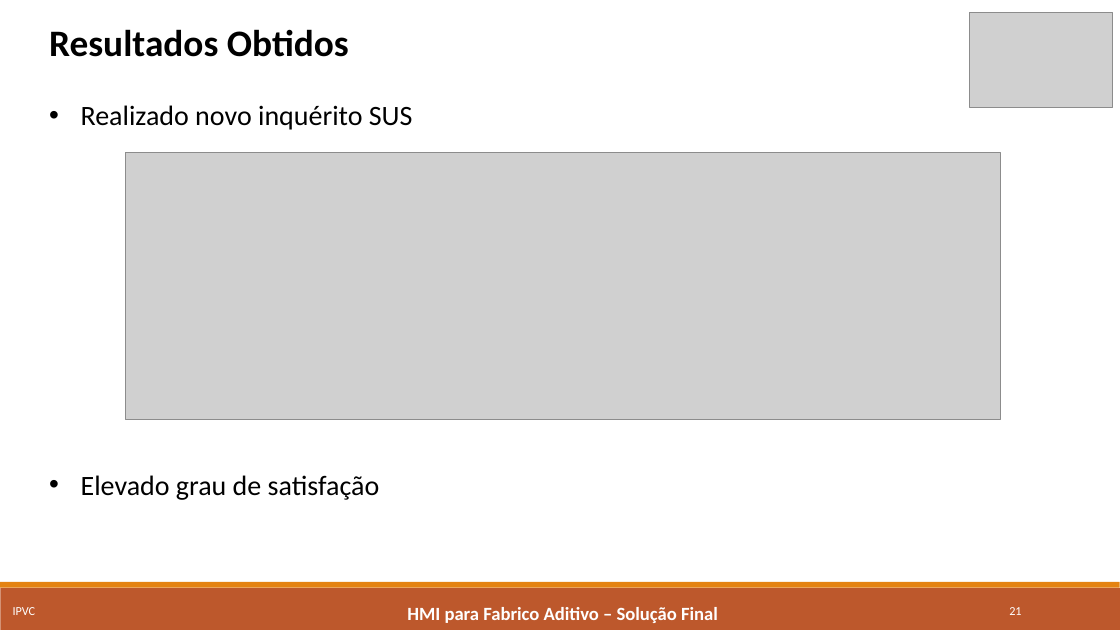
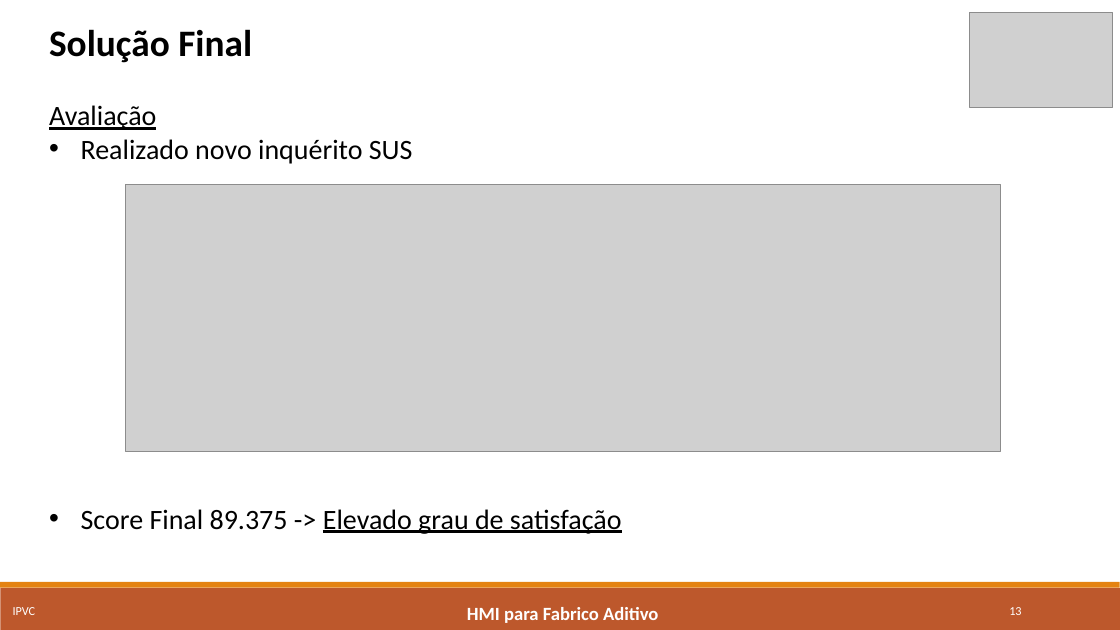
Before and after one commit to marcorlsrodrigues/projeto, a slide deck: slide 13 of Apresentacao_Final_MarcoRodrigues4652.pptx (slide 21 before the commit). Drawn at 1120x630 pixels with LibreOffice and Linux fonts; fonts in the diff are those of the drawing; grey boxes stand for pictures. Boxes give left, top, right and bottom in pixels: in the first picture for what was removed or moved away, otherwise in the second. Text is boxed around its words. In the diff, an @@ line names an element or a change of style, - is before the commit and + after.

```diff
--- a/Apresentacao_Final_MarcoRodrigues4652.pptx
+++ b/Apresentacao_Final_MarcoRodrigues4652.pptx
@@ text at (49,29,252,130): text changed @@
-Resultados Obtidos
+Solução Final
+Avaliação
@@ picture: place and size @@
-picture at (126,152,1001,419)
+picture at (125,185,1000,452)
@@ text at (81,509,622,534): text changed @@
-• Elevado grau de satisfação
+• Score Final 89.375 -> Elevado grau de satisfação
@@ text at (467,607,658,623): text changed @@
-HMI para Fabrico Aditivo – Solução Final
+HMI para Fabrico Aditivo
@@ page number at (1009,607,1021,615): text changed @@
-21
+13
```
Also in this commit, not shown: 15 other slides changed, 8 slides removed, 2 other files.
